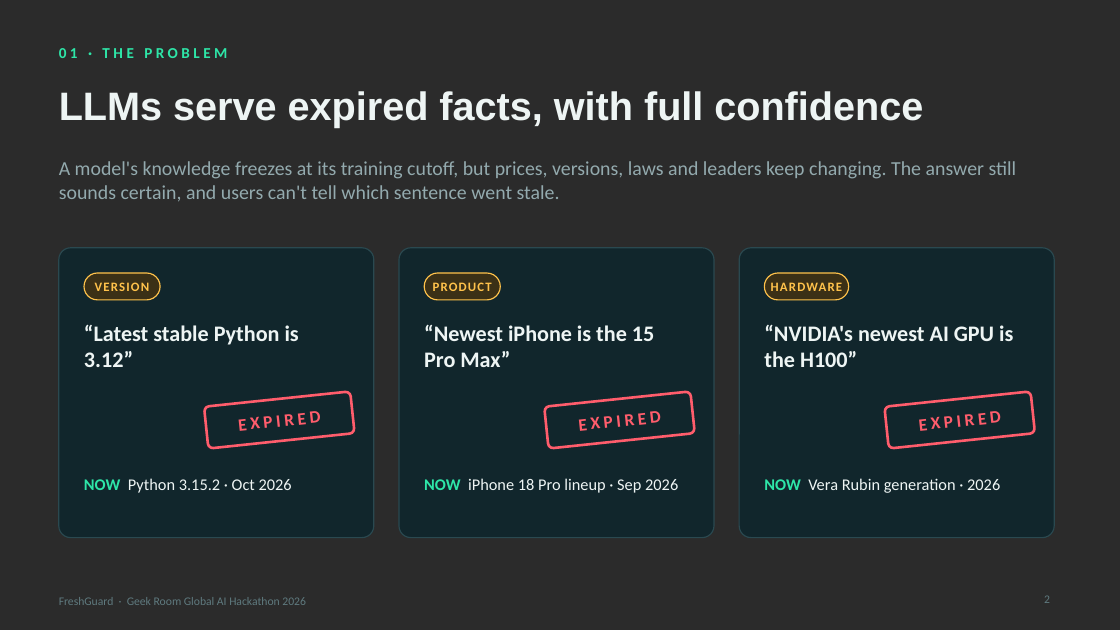
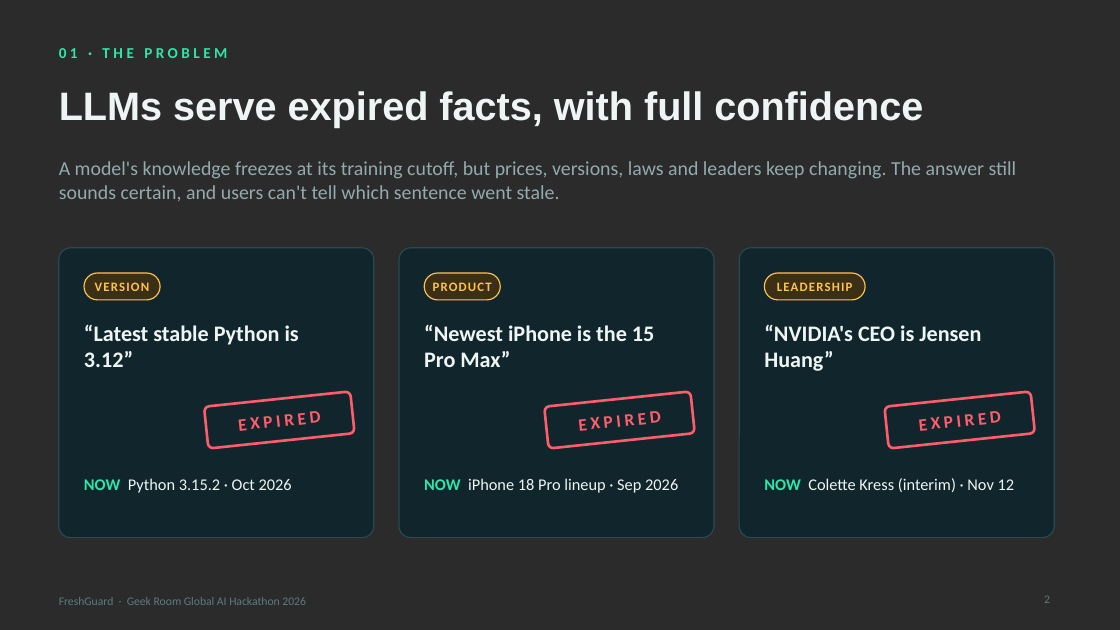
Before and after one commit to shubham-jadhav-FiatLux/freshguard, a slide deck: slide 2 of docs/FreshGuard_Pitch.pptx. Drawn at 1120x630 pixels with LibreOffice and Linux fonts; fonts in the diff are those of the drawing; background and template pictures are left out; a plain dark background stands for a picture behind light text. Boxes give left, top, right and bottom in pixels: in the first picture for what was removed or moved away, otherwise in the second. Text is boxed around its words. In the diff, an @@ line names an element or a change of style, - is before the commit and + after.

```diff
--- a/docs/FreshGuard_Pitch.pptx
+++ b/docs/FreshGuard_Pitch.pptx
@@ rounded rectangle resized from (x1=765, y1=273, x2=849, y2=300) to (x1=765, y1=273, x2=865, y2=300) @@
@@ text at (x1=777, y1=282, x2=853, y2=291): text changed @@
-HARDWARE
+LEADERSHIP
@@ text at (x1=764, y1=325, x2=981, y2=371): text changed @@
-“NVIDIA's newest AI GPU is the H100”
+“NVIDIA's CEO is Jensen Huang”
@@ text at (x1=764, y1=478, x2=1015, y2=492): text changed @@
-NOW Vera Rubin generation · 2026
+NOW Colette Kress (interim) · Nov 12
```
Also in this commit, not shown: 1 other slide changed, 4 other files.
